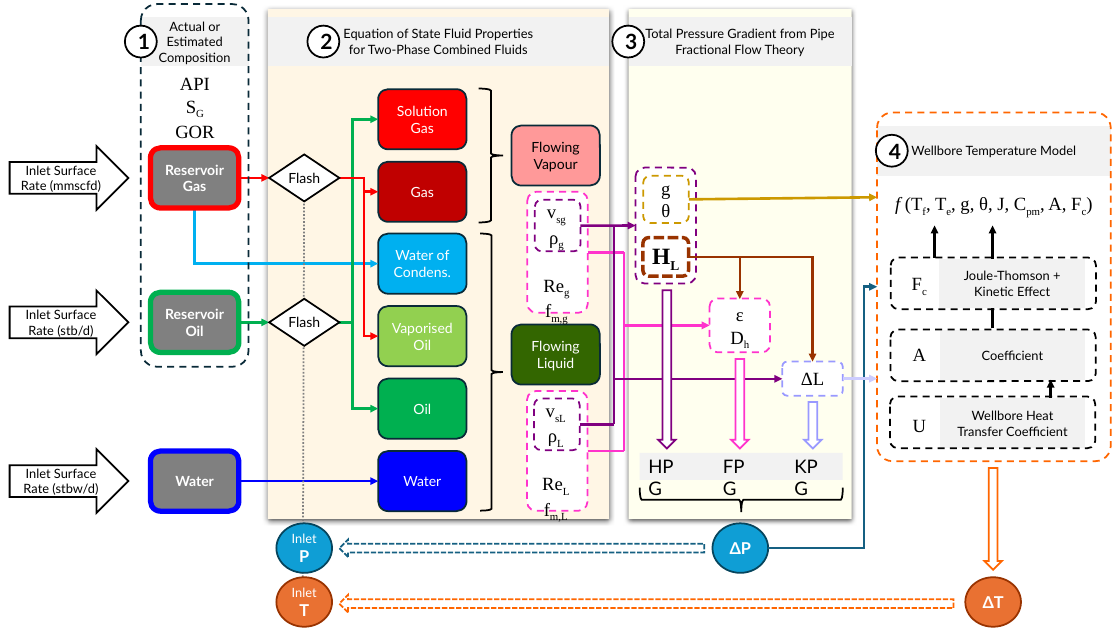
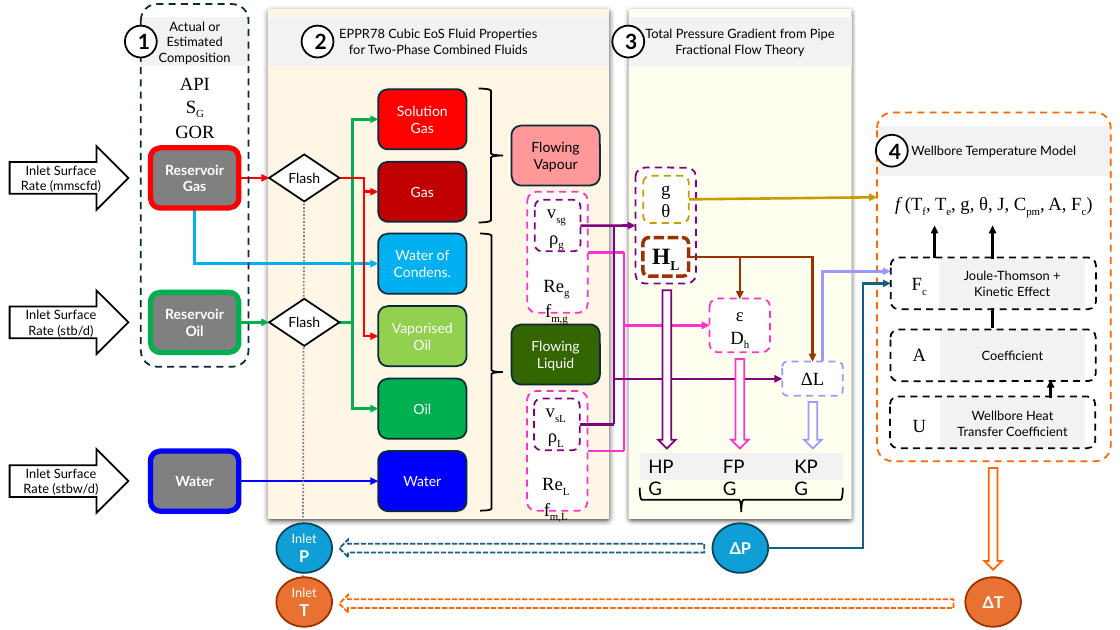
Before and after one commit to pkirkham/pkirkham.github.io, a slide deck: slide 7 of images/Analysis/multiphase-pipe-flow/figures.pptx. Drawn at 1120x630 pixels with LibreOffice and Linux fonts; fonts in the diff are those of the drawing. Boxes give left, top, right and bottom in pixels: in the first picture for what was removed or moved away, otherwise in the second. Text is boxed around its words. In the diff, an @@ line names an element or a change of style, - is before the commit and + after.

```diff
--- a/images/Analysis/multiphase-pipe-flow/figures.pptx
+++ b/images/Analysis/multiphase-pipe-flow/figures.pptx
@@ ellipse "2": place and size @@
-ellipse "2" at (308, 25, 339, 57)
+ellipse "2" at (302, 25, 334, 57)
@@ text in rectangle at (339, 28, 537, 54): text changed @@
-Equation of State Fluid Properties
-for Two-Phase Combined Fluids
+EPPR78 Cubic EoS Fluid Properties
+for Two-Phase Combined Fluids
@@ elbow arrow moved from (769, 549) - (877, 287) to (769, 549) - (891, 283) @@
@@ arrow added from (822, 271) to (891, 271), #9999FF 2.25 pt @@
@@ line added from (823, 271) to (823, 361), #9999FF 2.25 pt @@
@@ arrow removed from (843, 379) to (877, 379) @@
```
Also in this commit, not shown: 1 other file.
